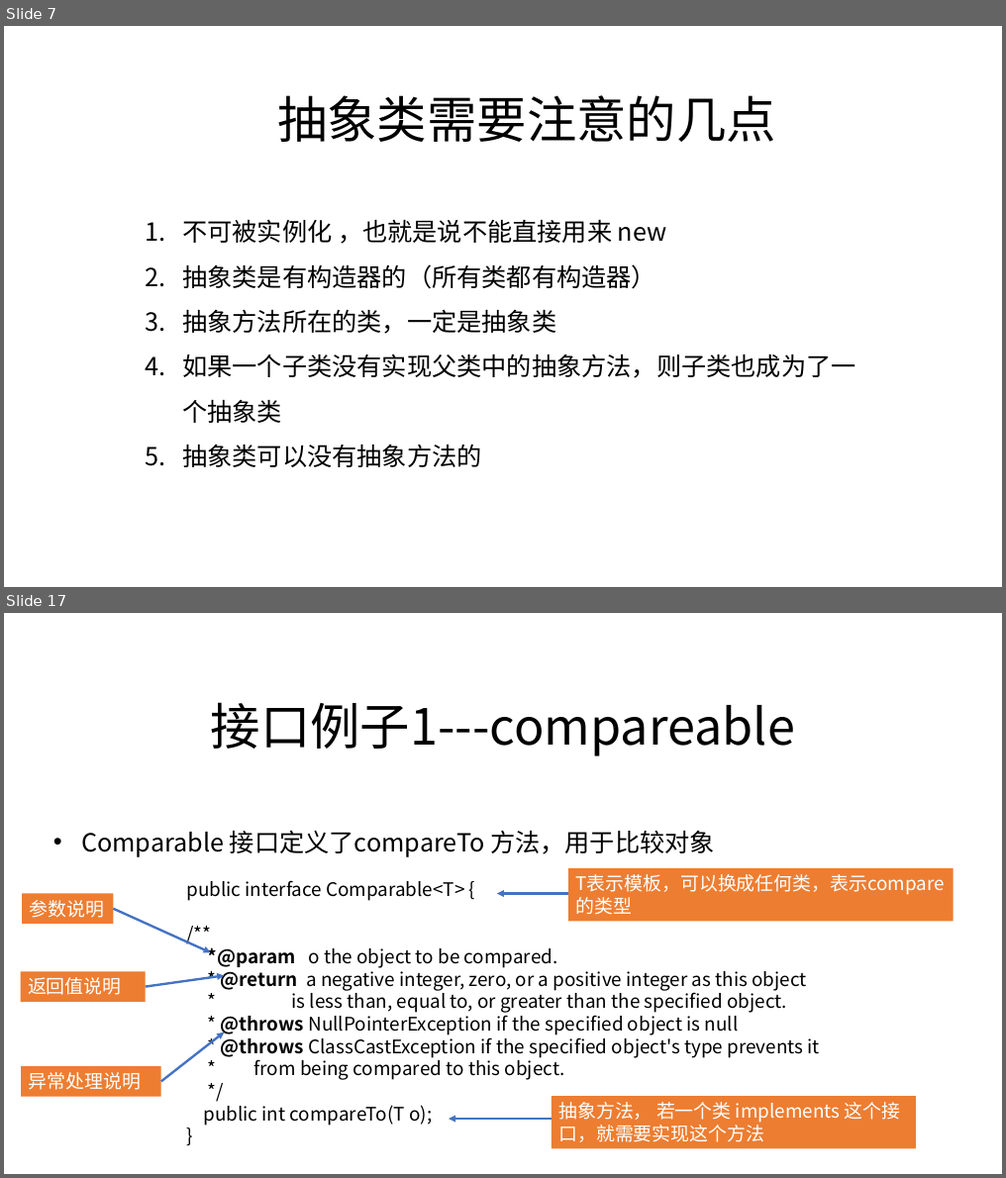
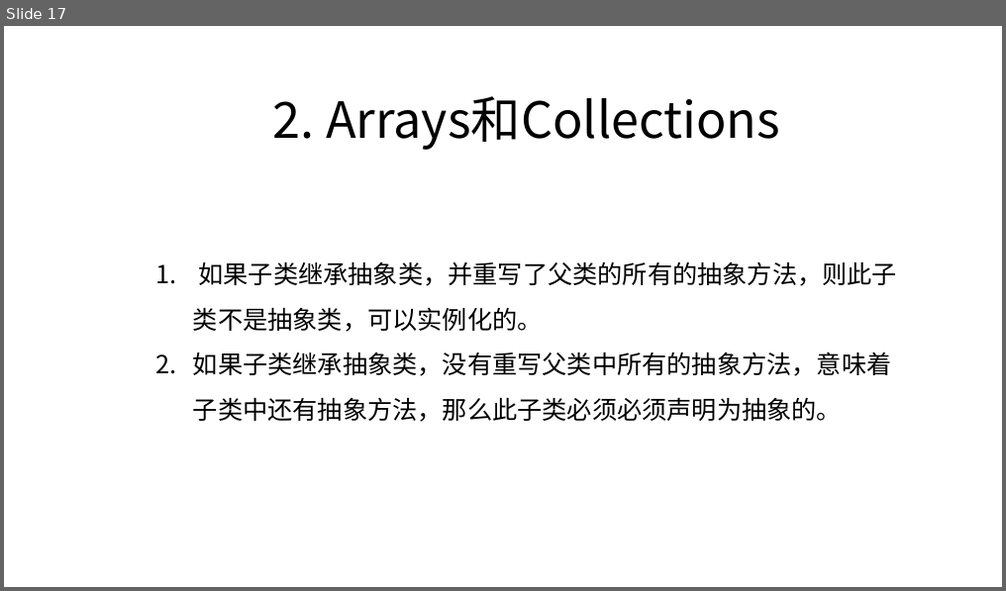
Before and after one commit to zjyesir/hmc_java_1, a slide deck: ppt/15.泛型和容器.pptx. Shown one above the other, each under a label of ours: slides 7 and 17 before the commit, slide 17 after it; the slides between them are not shown. The pictures are 1006x1178 and 1006x591 pixels, drawn with LibreOffice and Linux fonts; fonts in the diff are those of the drawing; background and template pictures are left out. Boxes give left, top, right and bottom in pixels: in the first picture for what was removed or moved away, otherwise in the second. Text is boxed around its words. In the diff, an @@ line names an element or a change of style, - is before the commit and + after.

Commit message:
接口 添加了 其作为函数参数的用法

```diff
--- a/ppt/15.泛型和容器.pptx
+++ b/ppt/15.泛型和容器.pptx
@@ slide 17 removed at [4, 613, 1002, 1174], background picture (left out) @@
@@ text removed at [211, 702, 795, 757] @@
-接口例子1---compareable
@@ text removed at [81, 830, 715, 858] @@
-• Comparable 接口定义了compareTo 方法，用于比较对象
@@ rectangle removed at [568, 868, 953, 922] @@
-T表示模板，可以换成任何类，表示compare的类型
@@ rectangle removed at [22, 894, 113, 924] @@
-参数说明
@@ arrow removed from (113, 909) to (211, 953) @@
@@ text removed at [187, 880, 820, 1126] @@
-public interface Comparable<T> {
-/**
-*@param o the object to be compared.
-* @return a negative integer, zero, or a positive integer as this object
-* is less than, equal to, or greater than the specified object.
-* @throws NullPointerException if the specified object is null
-* @throws ClassCastException if the specified object's type prevents it
-* from being compared to this object.
-*/
-public int compareTo(T o);
-}
@@ arrow removed from (568, 894) to (497, 894) @@
@@ rectangle removed at [21, 971, 146, 1001] @@
-返回值说明
@@ arrow removed from (146, 987) to (224, 976) @@
@@ arrow removed from (161, 1081) to (224, 1032) @@
@@ rectangle removed at [21, 1066, 161, 1096] @@
-异常处理说明
@@ rectangle removed at [551, 1096, 916, 1150] @@
-抽象方法， 若一个类 implements 这个接口，就需要实现这个方法
@@ arrow removed from (551, 1119) to (449, 1119) @@
@@ what was slide 7 is now slide 17 @@
@@ slide 17 changed as well @@
@@ text at [273, 96, 780, 150]: text changed @@
-抽象类需要注意的几点
+2. Arrays和Collections
@@ text at [193, 262, 897, 422]: text changed @@
-1. 不可被实例化 ，也就是说不能直接用来 new
-2. 抽象类是有构造器的（所有类都有构造器）
-3. 抽象方法所在的类，一定是抽象类
-4. 如果一个子类没有实现父类中的抽象方法，则子类也成为了一个抽象类
-5. 抽象类可以没有抽象方法的
+1. 如果子类继承抽象类，并重写了父类的所有的抽象方法，则此子类不是抽象类，可以实例化的。
+2. 如果子类继承抽象类，没有重写父类中所有的抽象方法，意味着子类中还有抽象方法，那么此子类必须必须声明为抽象的。
```
Also in this commit, not shown: 1 other slide changed, 22 slides added, 31 other slides removed, 5 other files.
